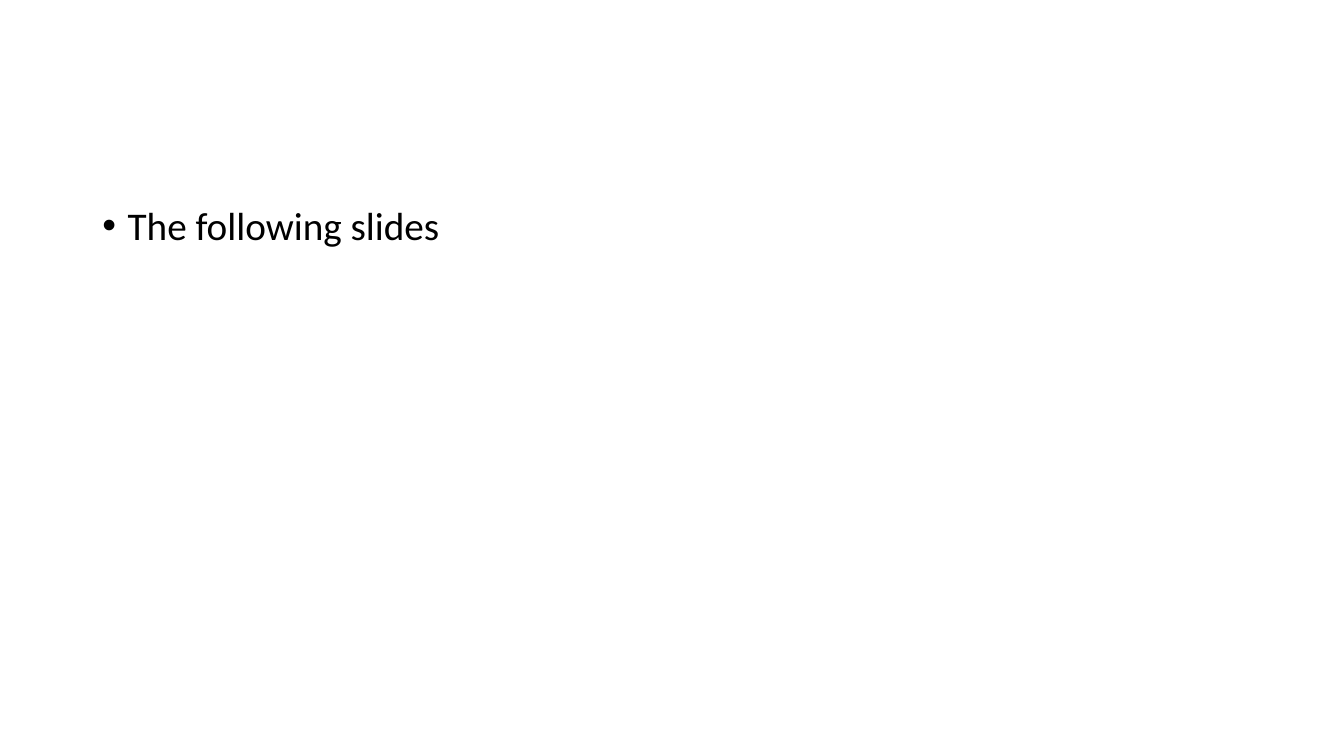
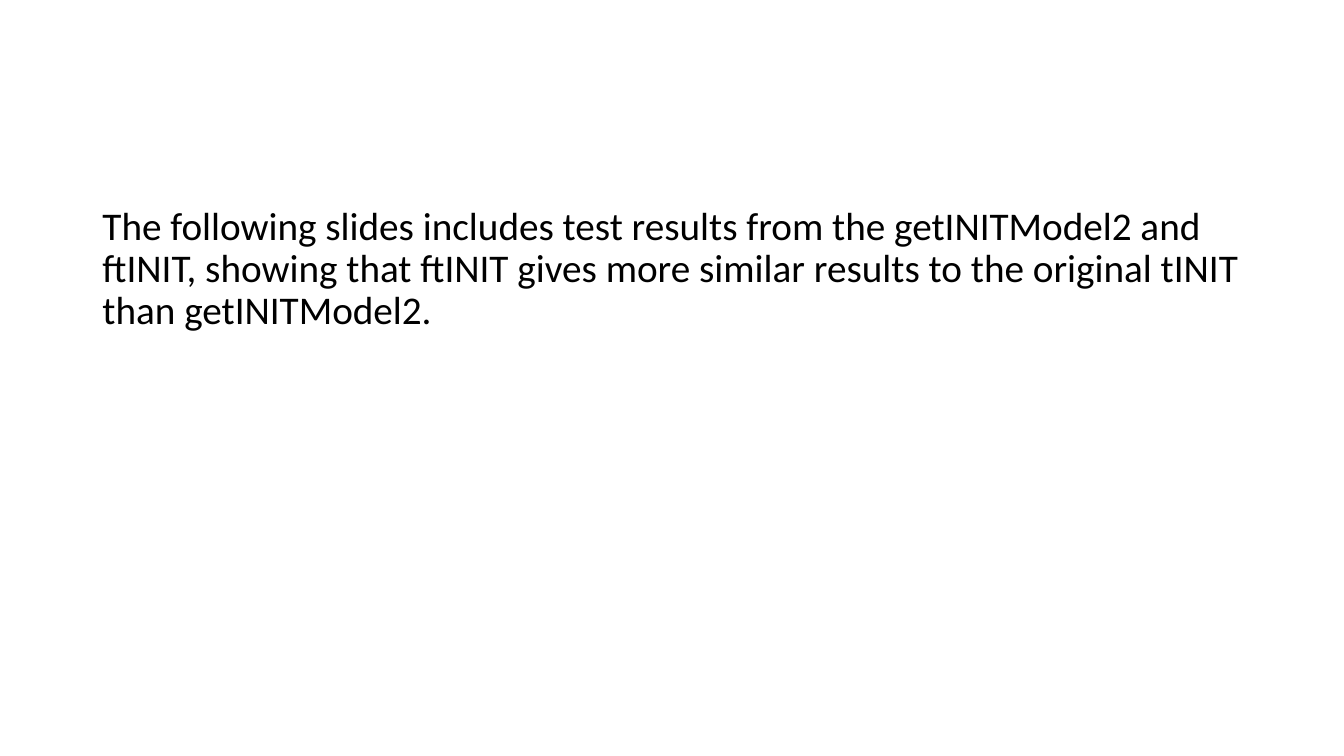
Before and after one commit to SysBioChalmers/RAVEN, a slide deck: slide 1 of testing/unit_tests/tINITTestInfo.pptx (slide 2 before the commit). Drawn at 1344x756 pixels with LibreOffice and Linux fonts; fonts in the diff are those of the drawing. Boxes give left, top, right and bottom in pixels: in the first picture for what was removed or moved away, otherwise in the second. Text is boxed around its words. In the diff, an @@ line names an element or a change of style, - is before the commit and + after.

Commit message:
test: Fixed a bug in the metabolomics test case (it was a bit random) and added descriptions of some of the test models

```diff
--- a/testing/unit_tests/tINITTestInfo.pptx
+++ b/testing/unit_tests/tINITTestInfo.pptx
@@ text at [102,212,1238,331]: text changed @@
-• The following slides
+The following slides includes test results from the getINITModel2 and ftINIT, showing that ftINIT gives more similar results to the original tINIT than getINITModel2.
```
Also in this commit, not shown: 3 slides added, 1 slide removed, 1 other file.
